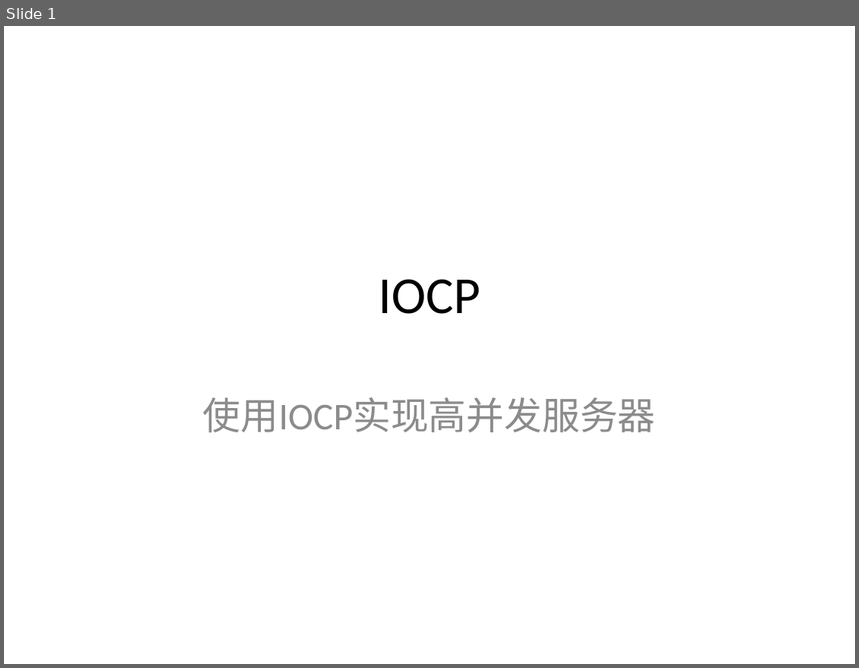
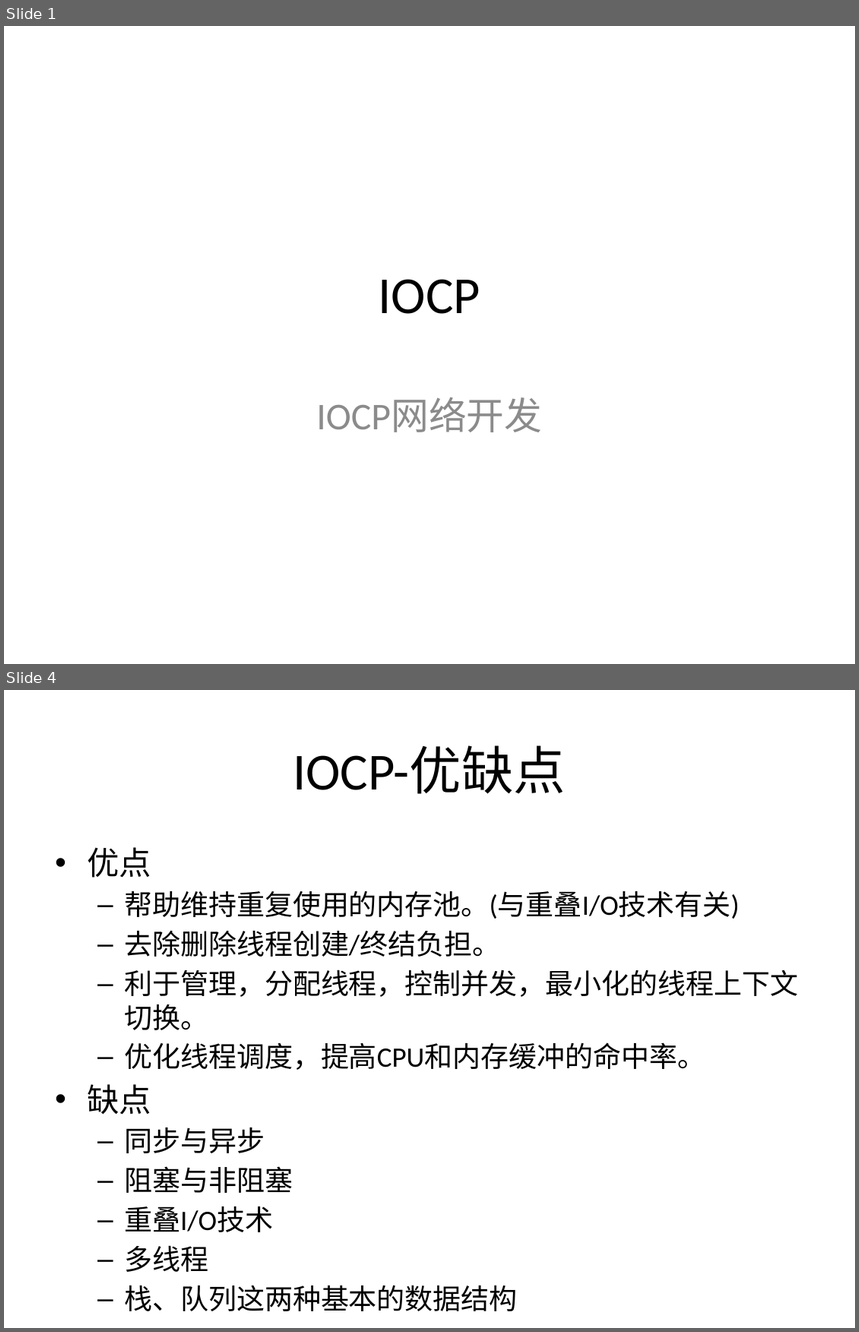
Before and after one commit to dxjeric/CompletionPort, a slide deck: Doc/IOCP.pptx. Shown one above the other, each under a label of ours: slide 1 before the commit, slides 1 and 4 after it; the slides between them are not shown. The pictures are 859x668 and 859x1332 pixels, drawn with LibreOffice and Linux fonts; fonts in the diff are those of the drawing; background and template pictures are left out. Boxes give left, top, right and bottom in pixels: in the first picture for what was removed or moved away, otherwise in the second. Text is boxed around its words. In the diff, an @@ line names an element or a change of style, - is before the commit and + after.

```diff
--- a/Doc/IOCP.pptx
+++ b/Doc/IOCP.pptx
@@ slide 4 added at [4,690,855,1328], background picture (left out) @@
@@ title added at [293,746,566,794], 44 pt, text #000000 @@
+IOCP-优缺点
@@ text added at [87,847,798,1312], 23.8 pt, text #000000 @@
+• 优点
+  – 帮助维持重复使用的内存池。(与重叠I/O技术有关)
+  – 去除删除线程创建/终结负担。
+  – 利于管理，分配线程，控制并发，最小化的线程上下文切换。
+  – 优化线程调度，提高CPU和内存缓冲的命中率。
+• 缺点
+  – 同步与异步
+  – 阻塞与非阻塞
+  – 重叠I/O技术
+  – 多线程
+  – 栈、队列这两种基本的数据结构
@@ slide 1 changed as well @@
@@ subtitle at [316,398,542,433]: text changed @@
-使用IOCP实现高并发服务器
+IOCP网络开发
```
Also in this commit, not shown: 13 other slides added.
